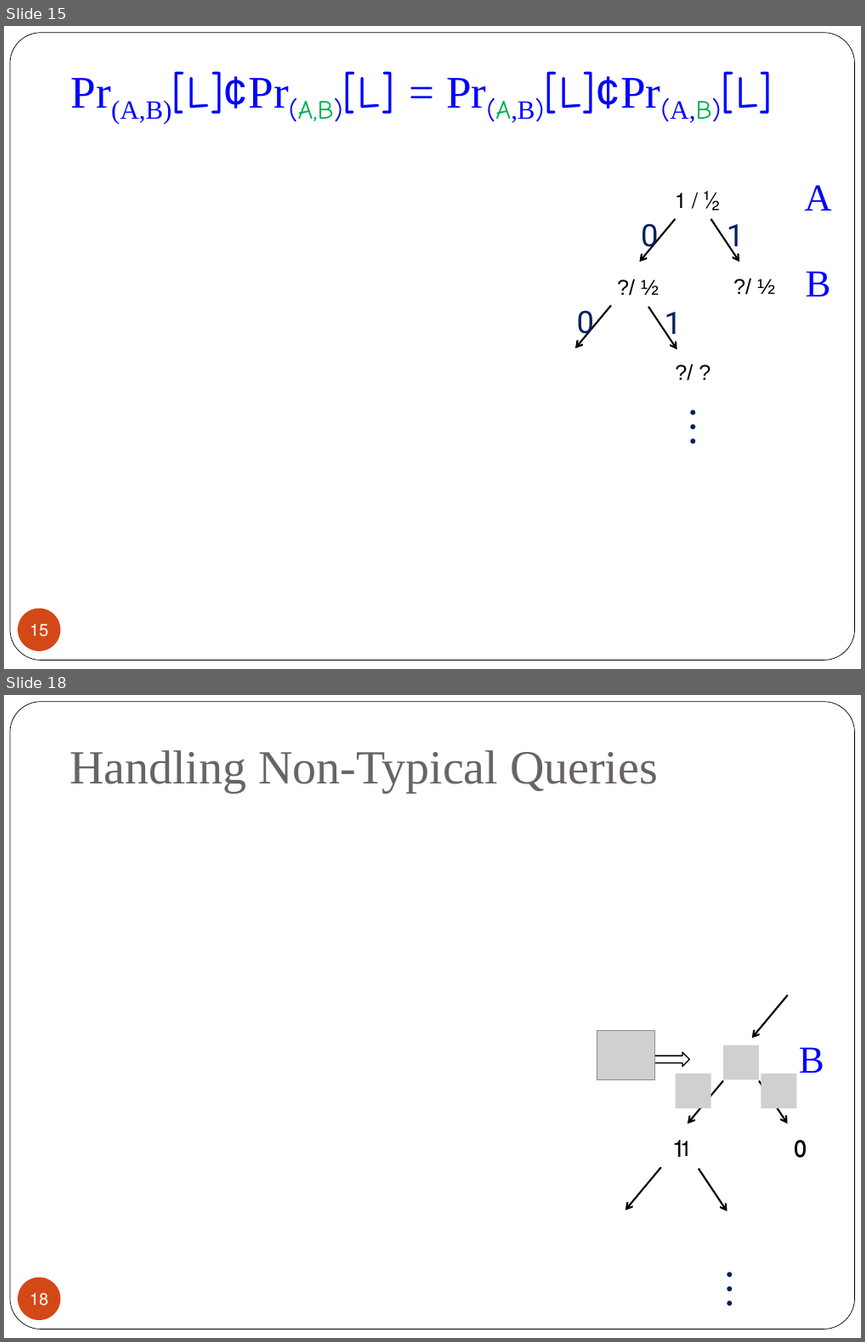
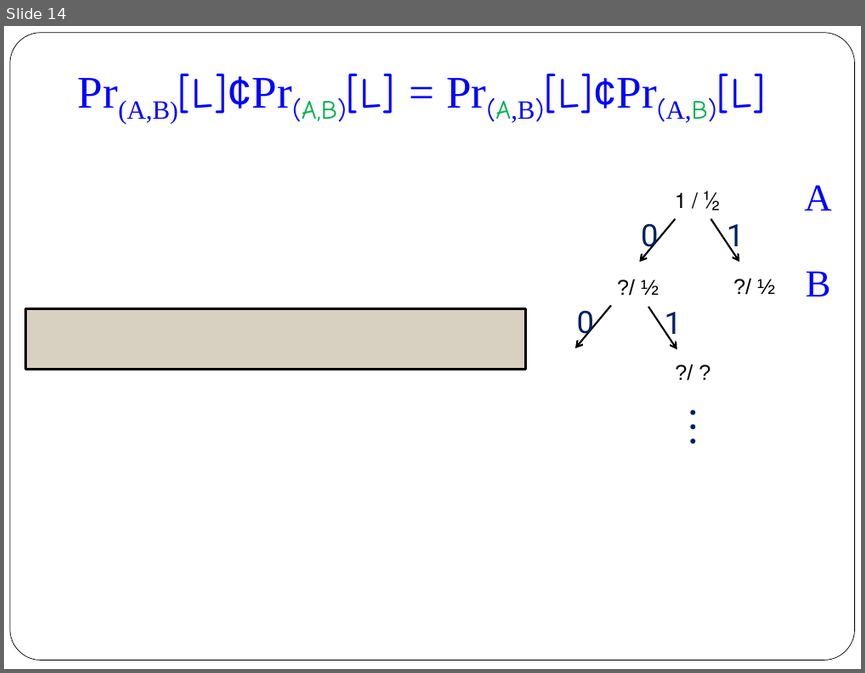
Before and after one commit to iftachh/MyHomepage, a slide deck: papers/CoinFlipping/Seminar.pptx. Shown one above the other, each under a label of ours: slides 15 and 18 before the commit, slide 14 after it; the slides between them are not shown. The pictures are 865x1342 and 865x673 pixels, drawn with LibreOffice and Linux fonts; fonts in the diff are those of the drawing; grey boxes stand for pictures; background and template pictures are left out. Boxes give left, top, right and bottom in pixels: in the first picture for what was removed or moved away, otherwise in the second. Text is boxed around its words. In the diff, an @@ line names an element or a change of style, - is before the commit and + after.

```diff
--- a/papers/CoinFlipping/Seminar.pptx
+++ b/papers/CoinFlipping/Seminar.pptx
@@ slide 18 removed at [4, 695, 861, 1338], background #FFFFFF; not listed: 1 template element that a slide beside it also shows @@
@@ title removed at [69, 750, 658, 793] @@
-Handling Non-Typical Queries
@@ arrow removed from (787, 995) to (752, 1038) @@
@@ picture removed at [597, 1031, 655, 1080] @@
@@ picture removed at [723, 1044, 759, 1079] @@
@@ text removed at [799, 1047, 824, 1072] @@
-B
@@ right arrow removed at [647, 1052, 689, 1066] @@
@@ picture removed at [675, 1074, 711, 1108] @@
@@ picture removed at [760, 1074, 796, 1108] @@
@@ arrow removed from (723, 1081) to (687, 1123) @@
@@ arrow removed from (759, 1081) to (787, 1123) @@
@@ text removed at [672, 1140, 686, 1157] @@
-1
@@ text removed at [680, 1140, 692, 1157] @@
-1
@@ text removed at [782, 1129, 818, 1166] @@
-0
@@ text removed at [794, 1140, 806, 1157] @@
-0
@@ arrow removed from (661, 1167) to (625, 1210) @@
@@ arrow removed from (698, 1168) to (727, 1211) @@
@@ page number removed at [18, 1276, 61, 1320] @@
-18
@@ text removed at [739, 1259, 776, 1323] @@
-…
@@ what was slide 15 is now slide 14 @@
@@ slide 14 changed as well @@
@@ title "Pr(A,B)[L]¢Pr(A,B)[L] = Pr(A,B)[L]¢Pr(A,B)[L]" at [78, 74, 766, 124]: size 38 to 36 pt in "Pr(A,B)[L]¢Pr(A,B)[L] Pr(A,B)[L]¢Pr(A,B)[L]" @@
@@ rectangle added at [25, 309, 525, 369], fill #D8D0C0, outline #000000 2.25 pt @@
@@ page number removed at [18, 607, 61, 651] @@
-15
```
Also in this commit, not shown: 20 other slides changed, 1 slide added, 3 other slides removed.
